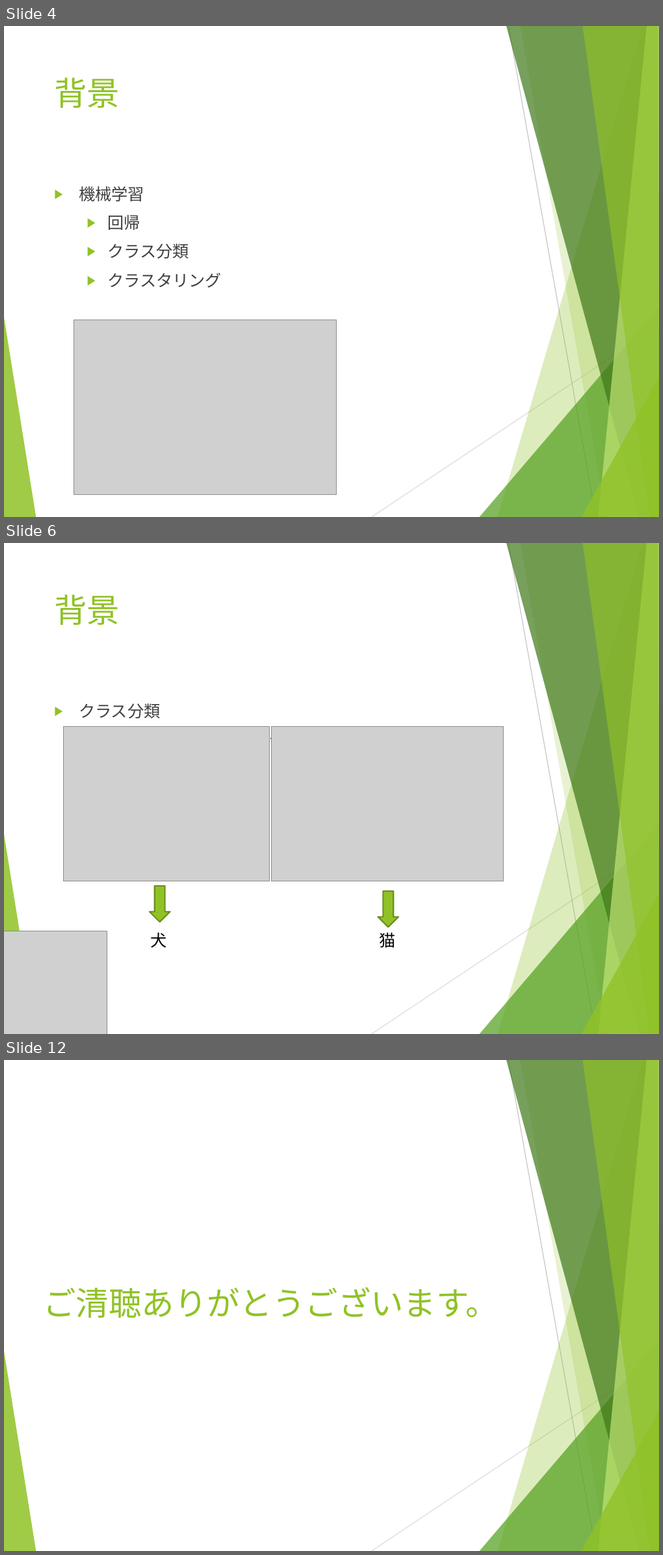
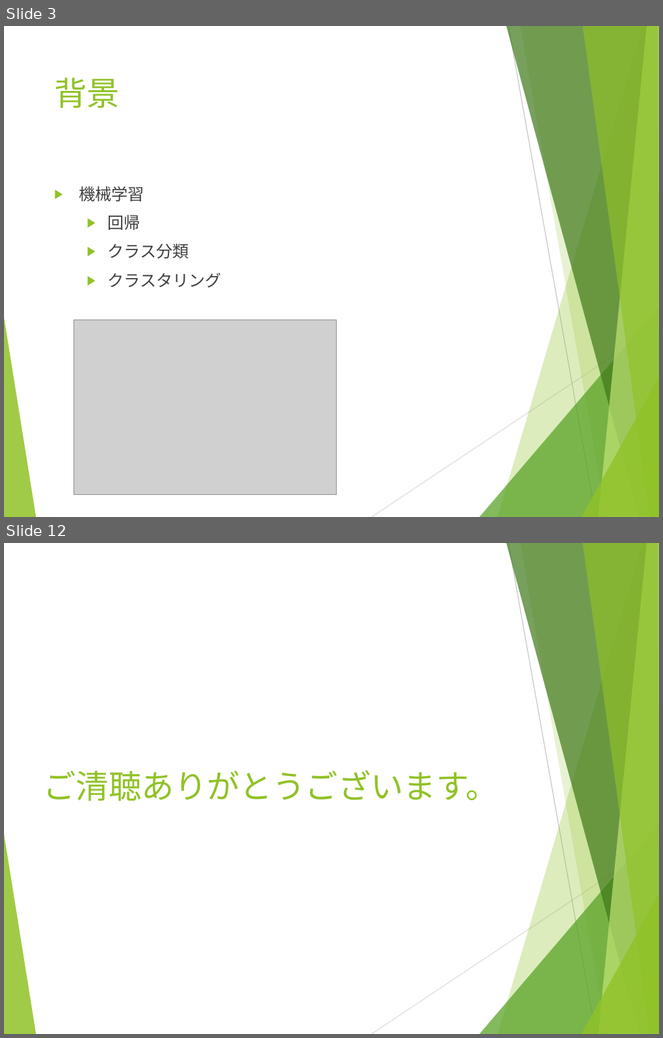
Before and after one commit to breeze934/N1, a slide deck: Pythonによるを用いた株価予測システムの開発_張浩.pptx. Shown one above the other, each under a label of ours: slides 4, 6 and 12 before the commit, slides 3 and 12 after it; the slides between them are not shown. The pictures are 663x1555 and 663x1038 pixels, drawn with LibreOffice and Linux fonts; fonts in the diff are those of the drawing; grey boxes stand for pictures. Boxes give left, top, right and bottom in pixels: in the first picture for what was removed or moved away, otherwise in the second. Text is boxed around its words. In the diff, an @@ line names an element or a change of style, - is before the commit and + after.

```diff
--- a/Pythonによるを用いた株価予測システムの開発_張浩.pptx
+++ b/Pythonによるを用いた株価予測システムの開発_張浩.pptx
@@ slide 6 removed at box(4, 543, 659, 1034), background #FFFFFF; not listed: 10 template elements that a slide beside it also shows @@
@@ title removed at box(54, 594, 120, 625) @@
-背景
@@ text removed at box(79, 704, 482, 809) @@
-▶ クラス分類
-  ▶ 教師データを使って、データに対してそれぞれのデータがどのクラスに分類されるのか学習します。学習の結果として見つかった法則性を元にして、テストデータにラベルづけを行います
@@ picture removed at box(64, 727, 270, 882) @@
@@ picture removed at box(271, 727, 504, 882) @@
@@ down arrow removed at box(150, 886, 170, 923) @@
@@ down arrow removed at box(378, 891, 399, 928) @@
@@ picture removed at box(4, 932, 107, 1034) @@
@@ text removed at box(379, 932, 395, 948) @@
-猫
@@ text removed at box(151, 933, 167, 948) @@
-犬
@@ what was slide 4 is now slide 3 @@
```
Also in this commit, not shown: 6 slides changed, 4 slides added, 3 other slides removed.
